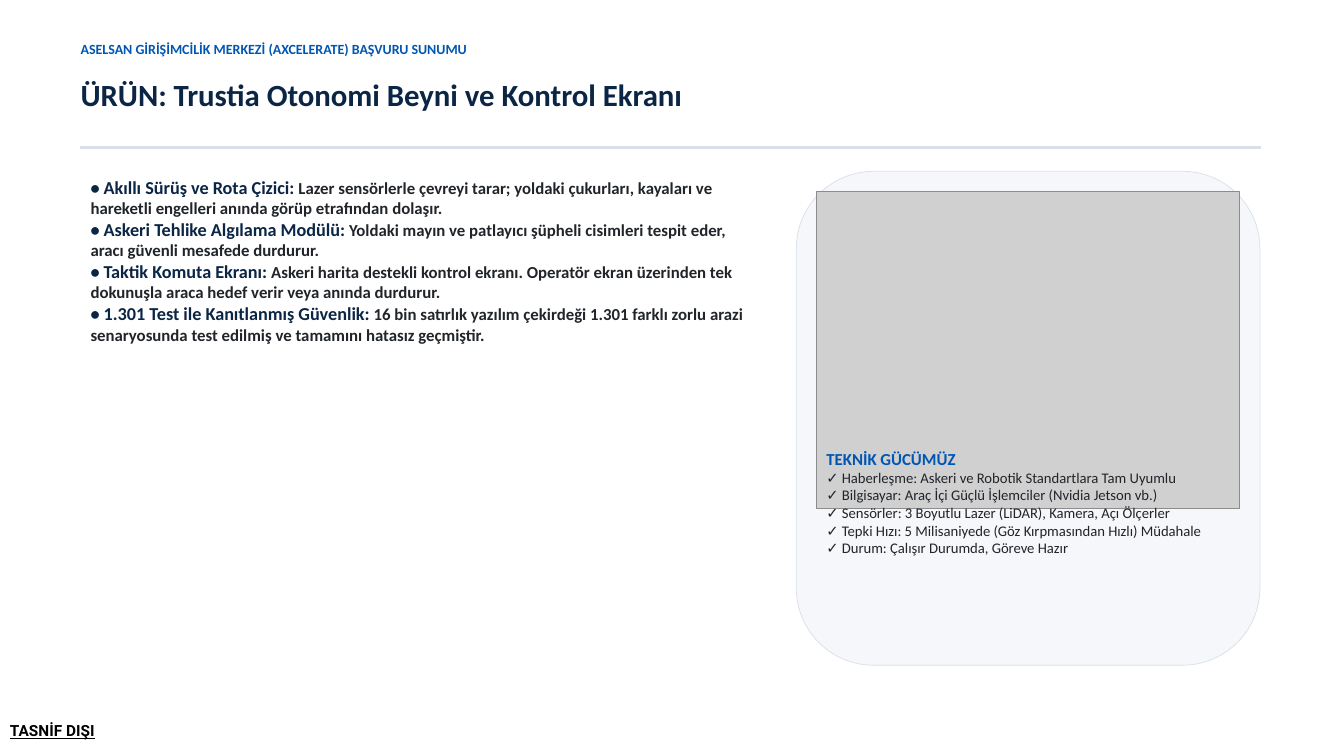
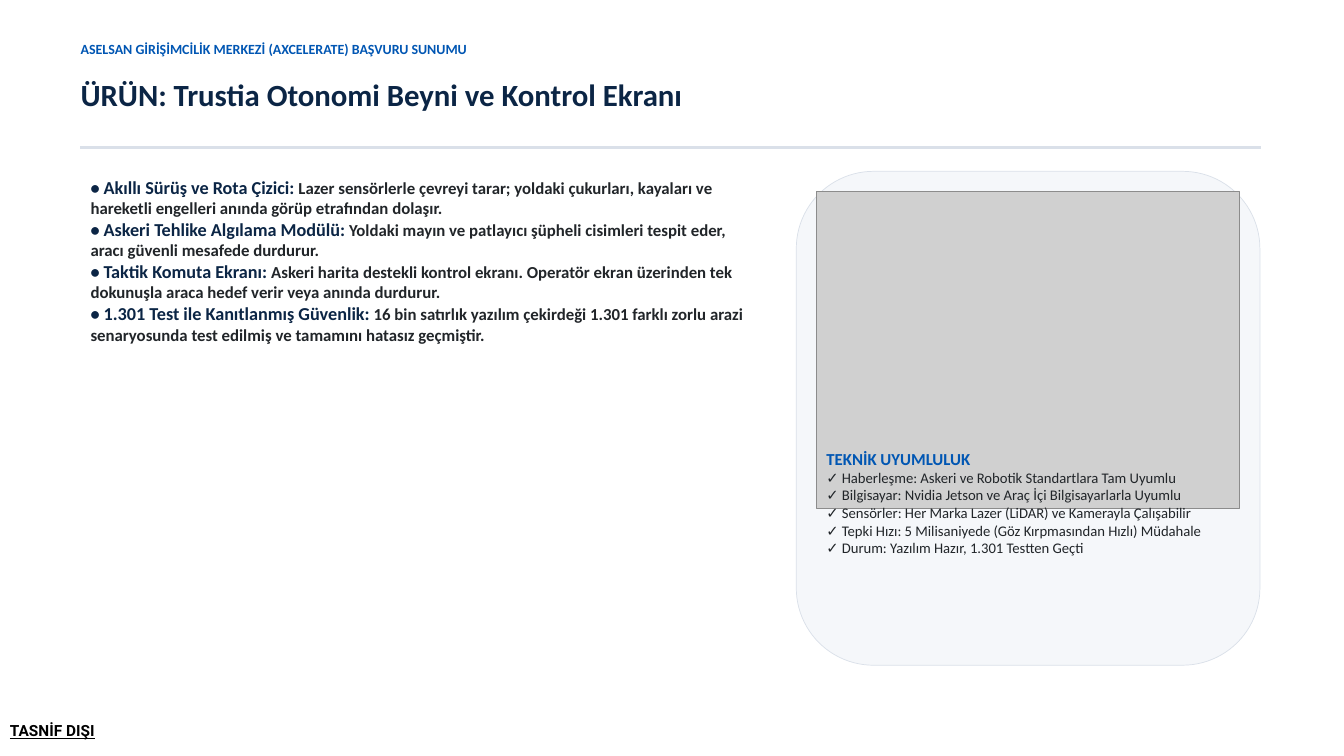
Before and after one commit to Trustia/Trustia, a slide deck: slide 4 of Kurumsal/Sunumlar/Trustia_ASELSAN_Girisim_Sunumu.pptx. Drawn at 1344x756 pixels with LibreOffice and Linux fonts; fonts in the diff are those of the drawing; grey boxes stand for pictures. Boxes give left, top, right and bottom in pixels: in the first picture for what was removed or moved away, otherwise in the second. Text is boxed around its words. In the diff, an @@ line names an element or a change of style, - is before the commit and + after.

```diff
--- a/Kurumsal/Sunumlar/Trustia_ASELSAN_Girisim_Sunumu.pptx
+++ b/Kurumsal/Sunumlar/Trustia_ASELSAN_Girisim_Sunumu.pptx
@@ text at (826, 451, 970, 465): text changed @@
-TEKNİK GÜCÜMÜZ
+TEKNİK UYUMLULUK
@@ text at (842, 488, 1191, 521): text changed @@
-✓ Bilgisayar: Araç İçi Güçlü İşlemciler (Nvidia Jetson vb.)
-✓ Sensörler: 3 Boyutlu Lazer (LiDAR), Kamera, Açı Ölçerler
+✓ Bilgisayar: Nvidia Jetson ve Araç İçi Bilgisayarlarla Uyumlu
+✓ Sensörler: Her Marka Lazer (LiDAR) ve Kamerayla Çalışabilir
@@ text at (842, 543, 1084, 556): text changed @@
-✓ Durum: Çalışır Durumda, Göreve Hazır
+✓ Durum: Yazılım Hazır, 1.301 Testten Geçti
```
Also in this commit, not shown: 1 other slide changed, 3 other files.
